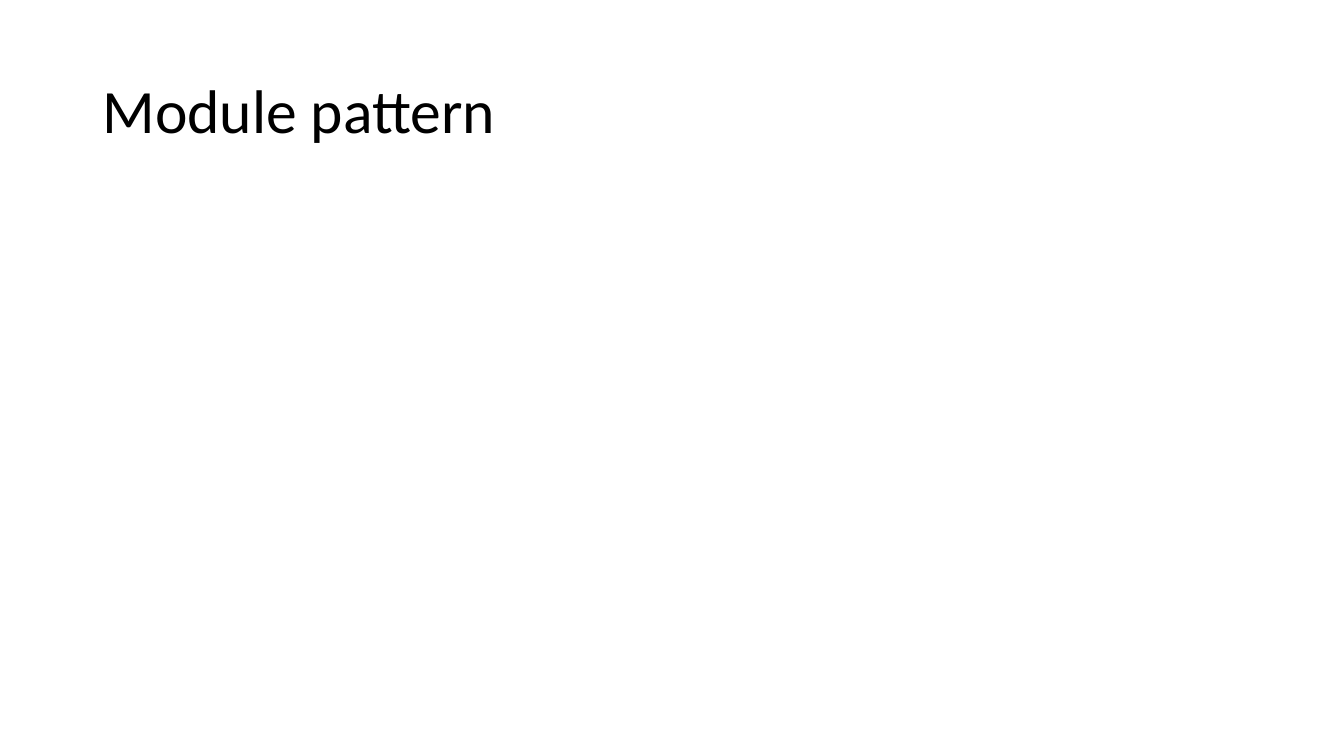
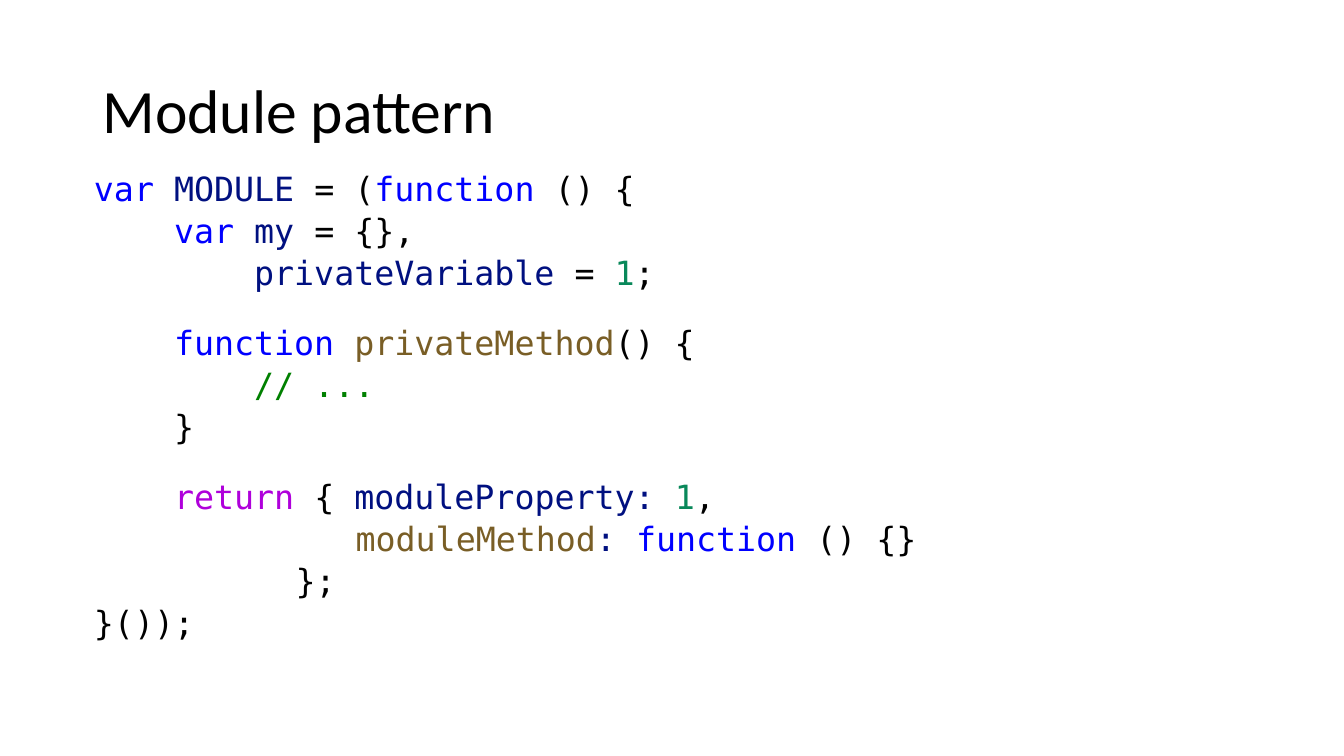
Before and after one commit to dankrz/JsTraining, a slide deck: slide 20 of JsTraining-presentation/JS Training.pptx. Drawn at 1344x756 pixels with LibreOffice and Linux fonts; fonts in the diff are those of the drawing. Boxes give left, top, right and bottom in pixels: in the first picture for what was removed or moved away, otherwise in the second. Text is boxed around its words. In the diff, an @@ line names an element or a change of style, - is before the commit and + after.

```diff
--- a/JsTraining-presentation/JS Training.pptx
+++ b/JsTraining-presentation/JS Training.pptx
@@ text added at <box>94,175,796,552</box>, 23.8 pt, text #001080 @@
+var MODULE = (function () {
+var my = {},
+privateVariable = 1;
+function privateMethod() {
+// ...
+}
+return { moduleProperty: 1,
+moduleMethod: function () {}
+};
+}());
```
Also in this commit, not shown: 3 other slides changed, 1 slide added, 1 slide removed, 1 other file.
